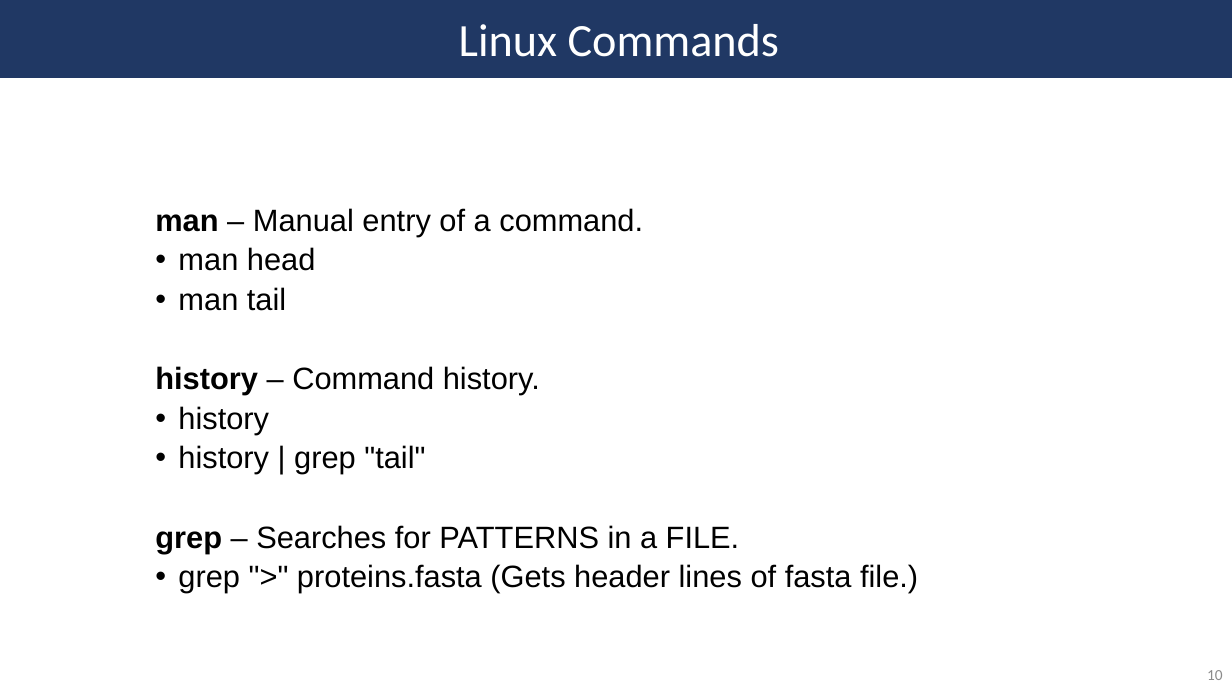
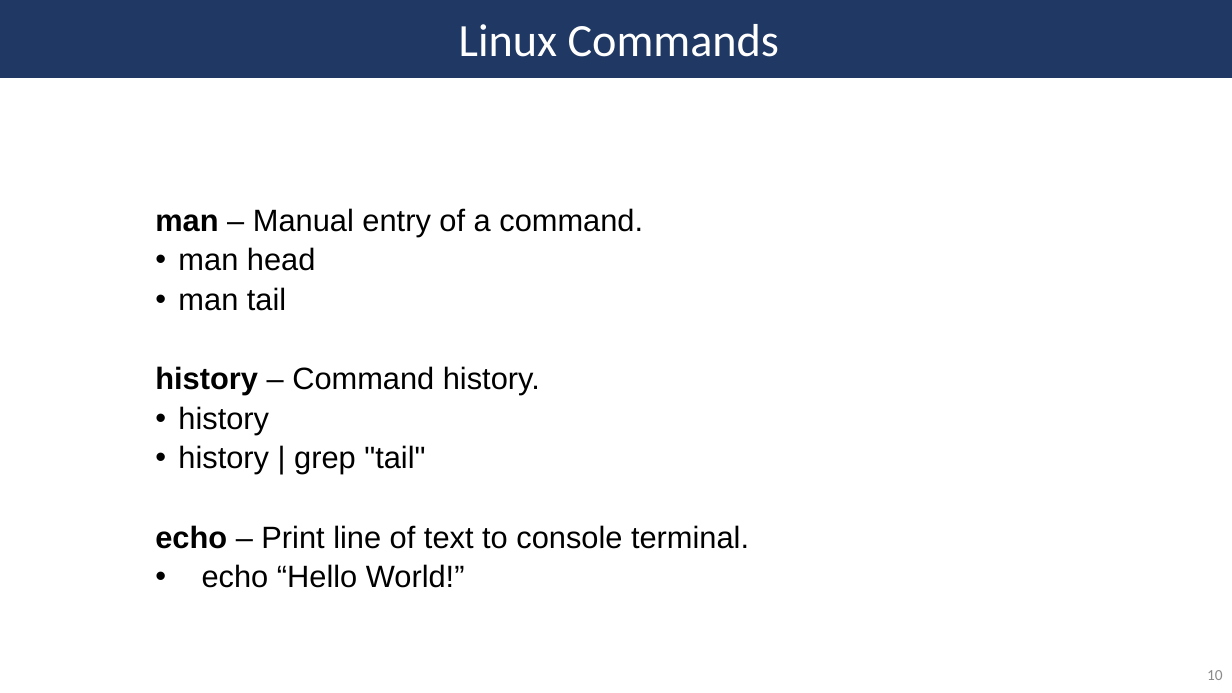
Before and after one commit to SycuroLab/arc_best_practices, a slide deck: slide 10 of arc_best_practices_presentation.pptx. Drawn at 1232x693 pixels with LibreOffice and Linux fonts; fonts in the diff are those of the drawing. Boxes give left, top, right and bottom in pixels: in the first picture for what was removed or moved away, otherwise in the second. Text is boxed around its words. In the diff, an @@ line names an element or a change of style, - is before the commit and + after.

```diff
--- a/arc_best_practices_presentation.pptx
+++ b/arc_best_practices_presentation.pptx
@@ text at (x1=155, y1=525, x2=749, y2=588): text changed @@
-  grep – Searches for PATTERNS in a FILE.
-  • grep ">" proteins.fasta (Gets header lines of fasta file.)
+  echo – Print line of text to console terminal.
+  • echo “Hello World!”
```
Also in this commit, not shown: 14 other slides changed.
